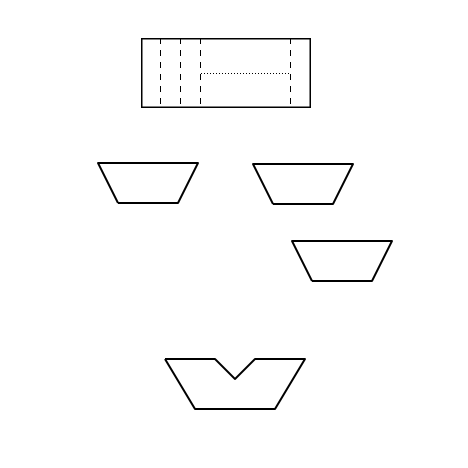
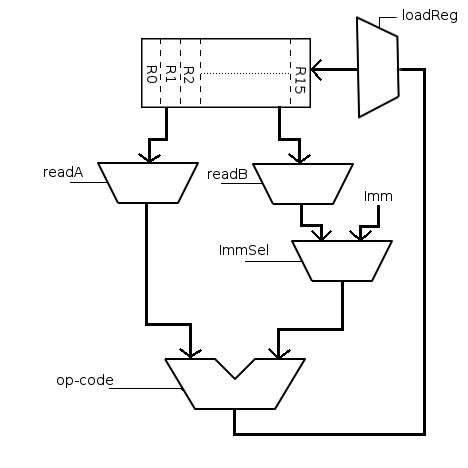
The second 468 x 468 image is a revision of the first. Changes to its layers:
added layer "op-code" above "ImmSel" over [57, 374, 113, 388]
added layer "ImmSel" above "Imm" over [220, 244, 268, 255]
added layer "Imm" above "readB" over [365, 191, 392, 201]
added layer "readB" above "readA" over [208, 168, 247, 179]
added layer "readA" above "loadReg" over [44, 166, 83, 177]
added layer "loadReg" above "Wires" over [403, 9, 457, 23]
added layer "Wires" above "muxImm" over [70, 17, 426, 436]
added layer "muxB copy" above "muxB" over [355, 16, 400, 119]
added layer "R15" above "R2" over [295, 67, 306, 94]
added layer "R2" above "R1" over [183, 66, 195, 84]
added layer "R1" above "R0" over [165, 65, 177, 82]
added layer "R0" above "Background" over [146, 65, 158, 84]
